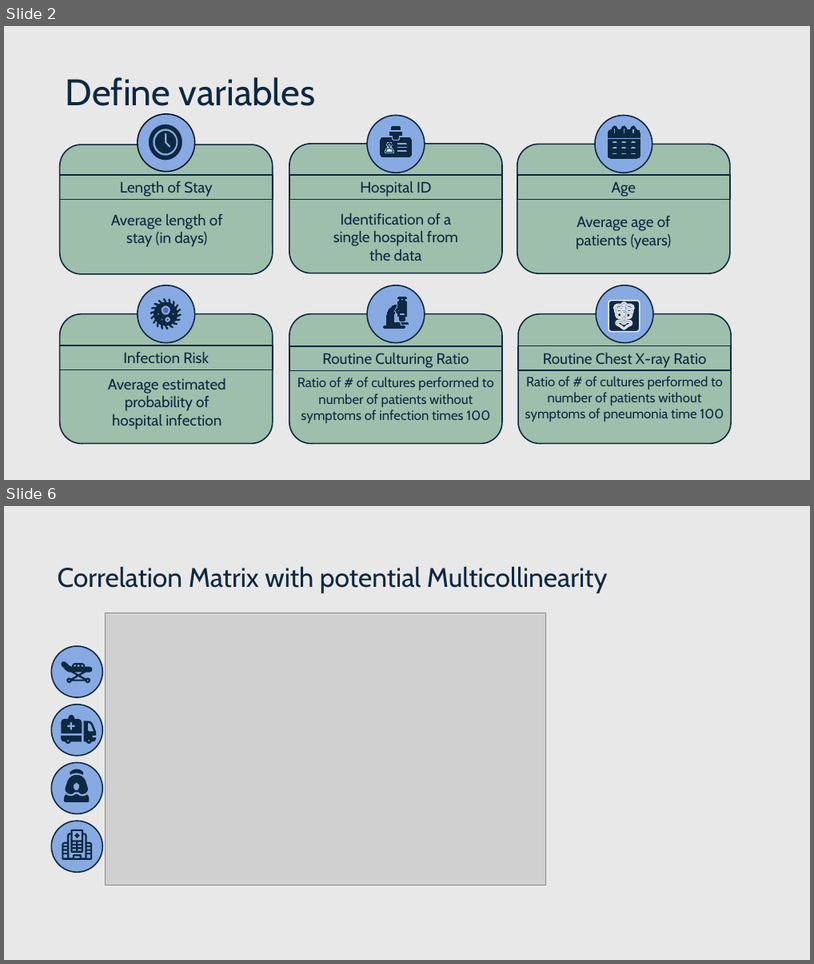
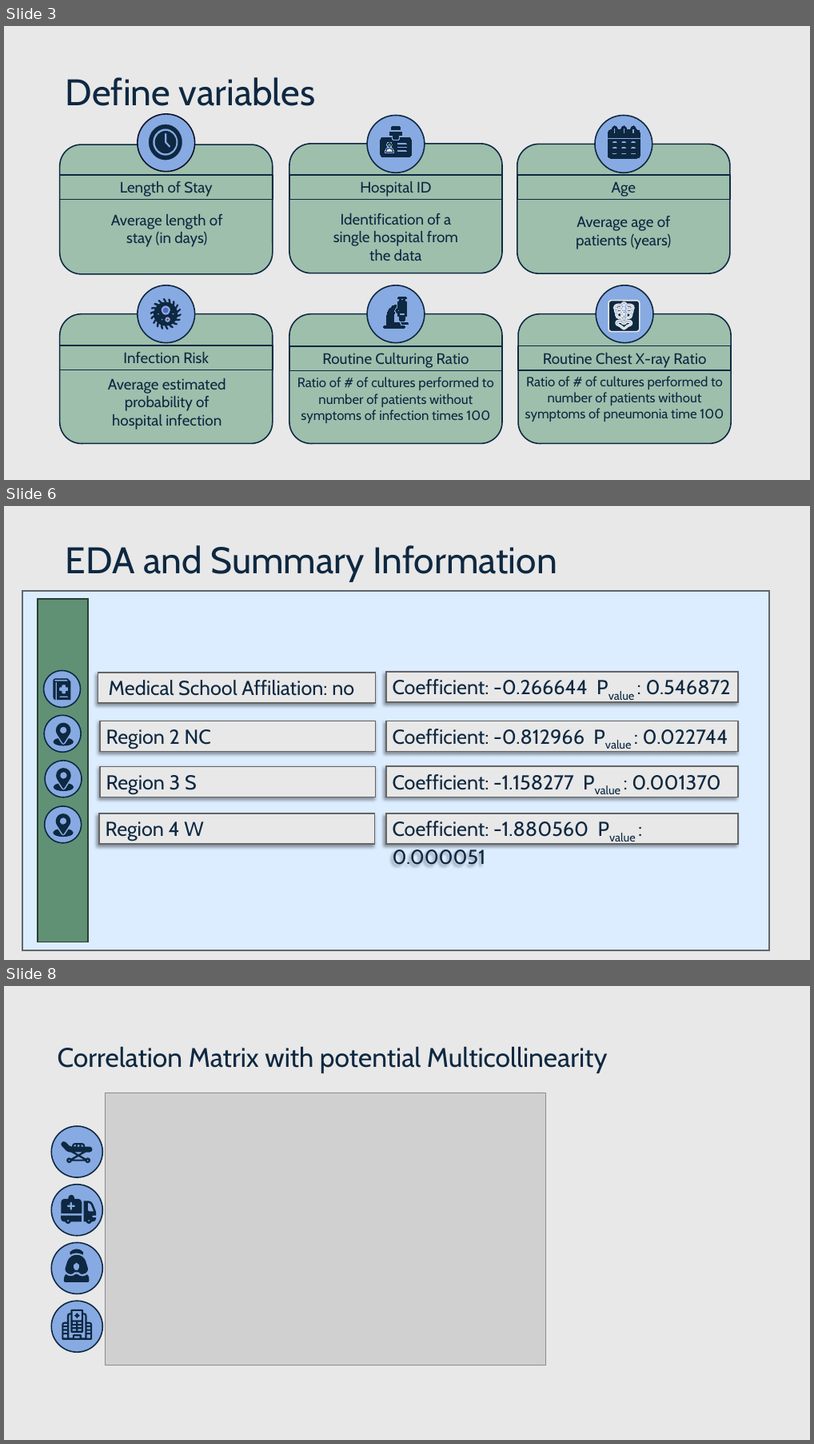
Before and after one commit to Payday4/Hospitalization_stays, a slide deck: medical data WIP.pptx. Shown one above the other, each under a label of ours: slides 2 and 6 before the commit, slides 3, 6 and 8 after it; the slides between them are not shown. The pictures are 814x964 and 814x1444 pixels, drawn with LibreOffice and Linux fonts; fonts in the diff are those of the drawing; grey boxes stand for pictures. Boxes give left, top, right and bottom in pixels: in the first picture for what was removed or moved away, otherwise in the second. Text is boxed around its words. In the diff, an @@ line names an element or a change of style, - is before the commit and + after.

```diff
--- a/medical data WIP.pptx
+++ b/medical data WIP.pptx
@@ slide 6 added at bbox=[4, 506, 810, 960], background #E8E8E8 @@
@@ title added at bbox=[66, 545, 558, 582], 44 pt, text #0E2841 @@
+EDA and Summary Information
@@ rectangle added at bbox=[22, 591, 770, 950], fill #DCEDFF, outline #606870 1.5 pt @@
@@ rectangle added at bbox=[38, 599, 89, 942], fill #609175, outline #2A4033 1.5 pt @@
@@ ellipse added at bbox=[44, 671, 81, 708], fill #87AAE2, outline #0E2841 1.5 pt @@
@@ rectangle added at bbox=[98, 672, 376, 703], fill #E8E8E8, outline #666666 1.5 pt, 24 pt, text #0E2841 @@
+Medical School Affiliation: no
@@ rectangle added at bbox=[386, 672, 738, 702], fill #E8E8E8, outline #666666 1.5 pt, 24 pt, text #0E2841 @@
+Coefficient: -0.266644 Pvalue : 0.546872
@@ freeform shape added at bbox=[53, 679, 70, 700], fill #0E2841 @@
@@ ellipse added at bbox=[44, 716, 81, 752], fill #87AAE2, outline #0E2841 1.5 pt @@
@@ rectangle added at bbox=[100, 720, 376, 751], fill #E8E8E8, outline #666666 1.5 pt, 24 pt, text #0E2841 @@
+Region 2 NC
@@ rectangle added at bbox=[386, 720, 738, 751], fill #E8E8E8, outline #666666 1.5 pt, 24 pt, text #0E2841 @@
+Coefficient: -0.812966 Pvalue : 0.022744
@@ freeform shape added at bbox=[53, 738, 74, 745], fill #0E2841 @@
@@ freeform shape added at bbox=[56, 723, 71, 743], fill #0E2841 @@
@@ ellipse added at bbox=[45, 760, 82, 797], fill #87AAE2, outline #0E2841 1.5 pt @@
@@ freeform shape added at bbox=[56, 768, 71, 788], fill #0E2841 @@
@@ rectangle added at bbox=[100, 767, 376, 797], fill #E8E8E8, outline #666666 1.5 pt, 24 pt, text #0E2841 @@
+Region 3 S
@@ rectangle added at bbox=[386, 766, 738, 796], fill #E8E8E8, outline #666666 1.5 pt, 24 pt, text #0E2841 @@
+Coefficient: -1.158277 Pvalue : 0.001370
@@ freeform shape added at bbox=[54, 783, 74, 790], fill #0E2841 @@
@@ ellipse added at bbox=[45, 806, 82, 843], fill #87AAE2, outline #0E2841 1.5 pt @@
@@ freeform shape added at bbox=[56, 813, 71, 834], fill #0E2841 @@
@@ rectangle added at bbox=[99, 813, 375, 844], fill #E8E8E8, outline #666666 1.5 pt, 24 pt, text #0E2841 @@
+Region 4 W
@@ rectangle added at bbox=[386, 813, 738, 844], fill #E8E8E8, outline #666666 1.5 pt, 24 pt, text #0E2841 @@
+Coefficient: -1.880560 Pvalue : 0.000051
@@ freeform shape added at bbox=[53, 829, 74, 836], fill #0E2841 @@
@@ what was slide 2 is now slide 3 @@
@@ what was slide 6 is now slide 8 @@
```
Also in this commit, not shown: 10 slides changed, 5 other slides added, 2 slides removed.
